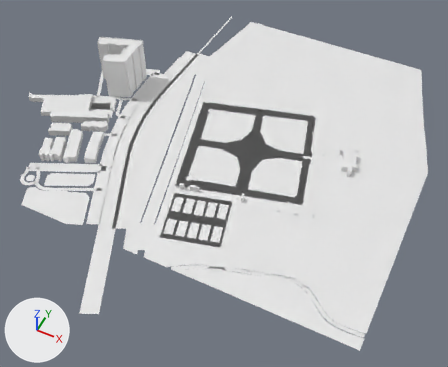
Before and after pictures for a commit that changed the glTF model app/public/world/tiles/-3_-16.glb.
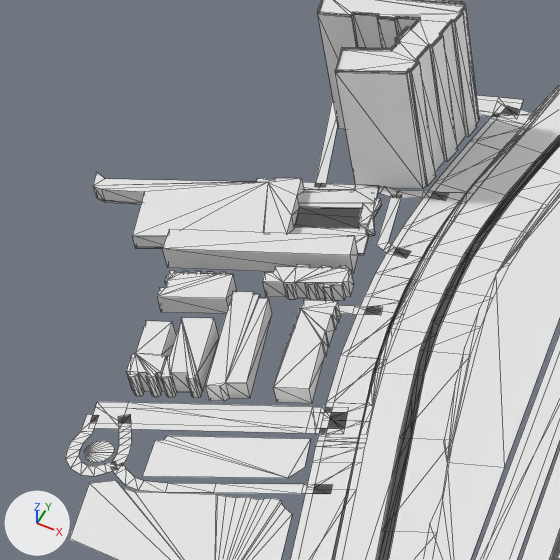
There are two pictures of each version: one whole from a camera (50 mm lens) standing at (-991.0, 7161.0, 608.0) and looking at (-1242.0, 7662.0, -18.0), one close up on the part from 0% to 38% of the width and 11% to 58% of the height. Lighting does not change. The marker at lower left points along +X, +Y and +Z. The older version's two pictures come first. The close-ups show mesh edges as thin lines. Where no turn or scale is listed for an object, it has been applied to the vertices. Vertices at exactly the same position are counted once.

Names of what the first close-up shows: 'buildings', 'ground'.
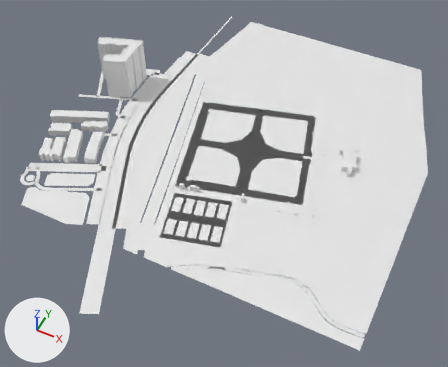
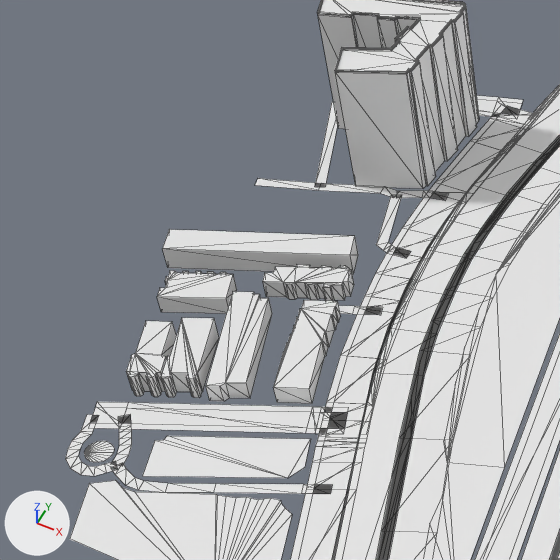
Where the newer file only moved an object's origin or applied its transform, the numbers keep the older frame.

What the commit changed:
me_buildings is used by ob_buildings; location (-1329.2, 7684.4, 32.8).
me_buildings had 610 vertices, 967 faces and spanned x -243.0..243.0, y -110.0..110.0, z -33.0..33.0.
me_buildings now has 526 vertices, 816 faces and spans x -186.0..243.0, y -110.0..110.0, z -33.0..33.0.
Part 1, on me_buildings:
88 vertices are removed from x -243.0..216.0, y -37.0..81.0, z -33.0..33.0.
184 faces are deleted.
2 vertices move within x 217.0, y 81.0, z -33.0..-24.0.
4 vertices are added at (-154.0, 79.0, 33.0), (217.0, 81.0, -33.0), (217.0, 81.0, -24.0), (-154.0, 79.0, 32.0).
33 new faces join them.

Changed parts and their boxes (x1, y1, x2, y2) in the close-ups (560 x 560 px):
'buildings', reshaped: before (93, 0, 479, 404); after (126, 0, 479, 404)
part 1 of me_buildings, cut back: before (93, 0, 382, 255); after (317, 0, 359, 58)
